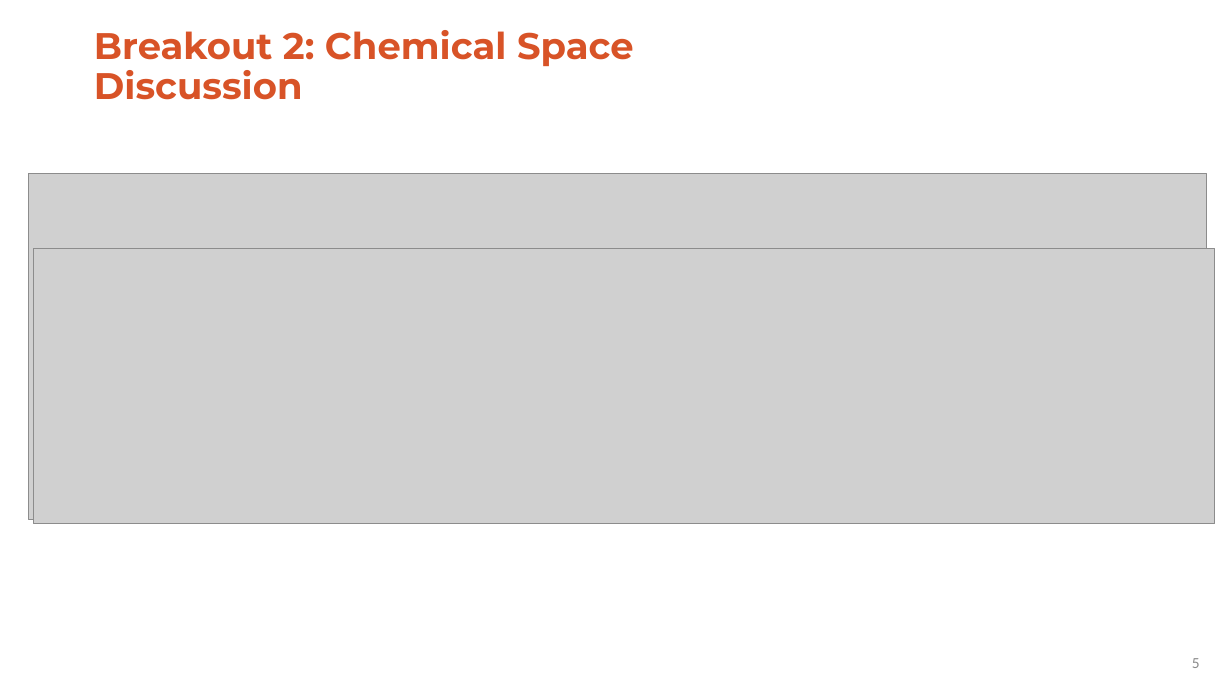
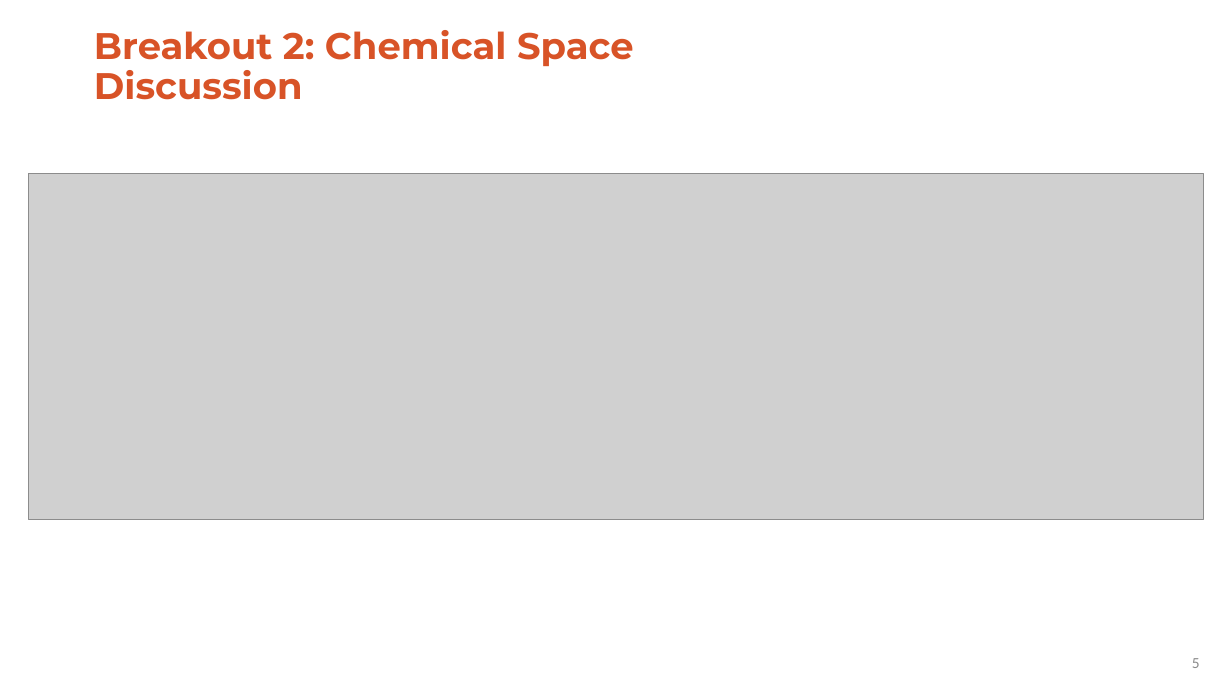
Before and after one commit to ersilia-os/event-fund-ai-drug-discovery, a slide deck: slide 5 of presentations/Day_1_breakout.pptx. Drawn at 1232x693 pixels with LibreOffice and Linux fonts; fonts in the diff are those of the drawing; grey boxes stand for pictures; background and template pictures are left out. Boxes give left, top, right and bottom in pixels: in the first picture for what was removed or moved away, otherwise in the second. Text is boxed around its words. In the diff, an @@ line names an element or a change of style, - is before the commit and + after.

```diff
--- a/presentations/Day_1_breakout.pptx
+++ b/presentations/Day_1_breakout.pptx
@@ picture: place and size @@
-picture at bbox=[28, 174, 1207, 520]
+picture at bbox=[29, 174, 1203, 520]
@@ picture removed at bbox=[33, 249, 1215, 524] @@
```
Also in this commit, not shown: 2 other slides changed.
